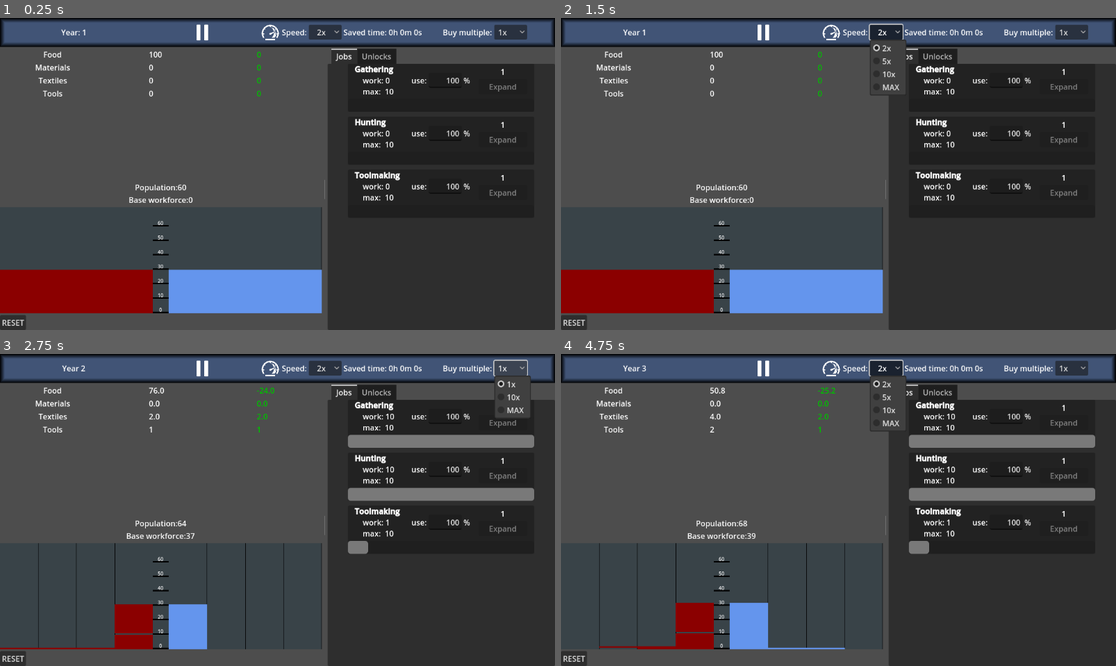
Above: before the commit, frames 1-4 (two rows, left to right).
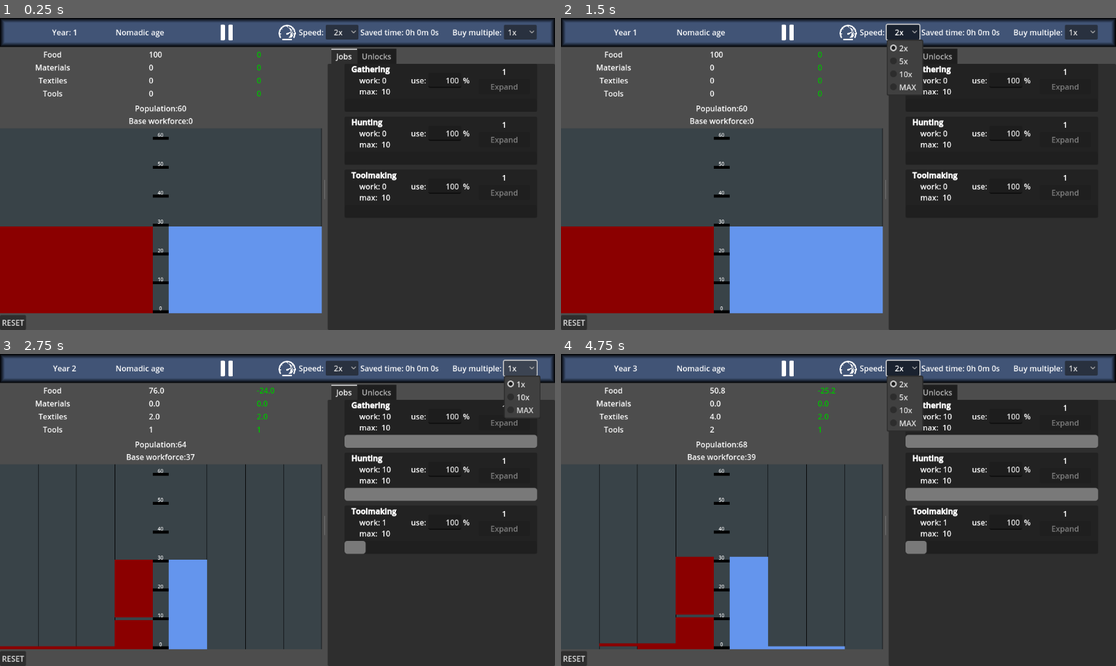
Above: after the commit, the same moments.

Repository: drahosh/bootstrap-civilization
Game: Godot game, scene res://main/main.tscn
Same seed, same stepped clock (60 frames per second), same inputs: the game is played once before the commit and once after it.
Inputs:
- Up to frame 1 (0.25 s): no input
- Up to frame 2 (1.5 s): click "RESET" at 0.5 s; click "2x" at 1.25 s
- Up to frame 3 (2.75 s): click "1x" at 2 s
- Up to frame 4 (4.75 s): click "2x" at 2.75 s; click "1x" at 3.5 s; click "2x" at 4.25 s

The runs differ from the first frame. In frame 1, 11% of the frame differs, in the area x 0-97%, y 2-95%; in frame 2, 12%, in the area x 0-97%, y 1-95%; in frame 3, 6.3%; in frame 4, 6.9%.

Commit message:
disasters and crises
adds code for disasters (unlocks of bad things with condition to prevent/cancel them) and crises (ongoing bad things clearly visible in ui)

Diff:
--- a/Research/abstract_voluntary_research.gd
+++ b/Research/abstract_voluntary_research.gd
@@ -39,6 +39,8 @@
 		"description": description,
 		"completed": completed,
 		"unlocked": unlocked,
+		"research_cost_paid": research_cost_paid,
+		"enabled": $VBoxContainer/HBoxContainer/Enabled.button_pressed
 	}
 
 
@@ -49,6 +51,9 @@
 	description = data_dict["description"]
 	completed = data_dict["completed"]
 	unlocked = data_dict["unlocked"]
+	for key in data_dict["research_cost_paid"]:
+		research_cost_paid[int(key)] = int(data_dict["research_cost_paid"][key])
+	$VBoxContainer/HBoxContainer/Enabled.button_pressed = data_dict["enabled"]
 	if unlocked and not completed:
 		visible = true
 	draw_description()
--- a/Research/voluntary/research_farming.gd
+++ b/Research/voluntary/research_farming.gd
@@ -21,4 +21,4 @@
 			Enums.research_job_changes.NEW_JOB_TYPE: Enums.jobs.FARMING
 		}
 	)
-	# TODO enter next age
+	GlobalSignals.change_age.emit(Enums.ages.SETTLED)
--- a/Research/voluntary/research_fibers.gd
+++ b/Research/voluntary/research_fibers.gd
@@ -9,7 +9,7 @@
 	}
 	base_success_chance = 10
 	research_type = Enums.research_type.FIBERS
-	description = "Figure out how to make textiles out of fibers \nGathering/Farming also producess textiles"
+	description = "Figure out how to make textiles out of fibers \nGathering/Farming also produces textiles"
 	super._ready()
 
 
--- /dev/null
+++ b/crises/crises.gd
@@ -0,0 +1,36 @@
+extends VBoxContainer
+
+# originally wanted to also make AbstractCrisis class, but realized they are too diverse to make a useful prototype for
+
+
+func _ready() -> void:
+	# Add all crises as children (they start invisible)
+	add_child(CrisisCompetition.new())
+
+
+func reset():
+	for child in get_children():
+		child.free()
+	_ready()
+
+
+func save_game():
+	var list = []
+	for child in get_children():
+		list.append(child.save_game())
+	return list
+
+
+func load_game(list):
+	for child in get_children():
+		child.free()
+	for dict in list:
+		var type = int(dict["type"])
+		var child = Enums.crisis_to_class[type].new()
+		child.load_game(dict)
+		add_child(child)
+
+
+func tick():
+	for child in get_children():
+		child.tick()
--- /dev/null
+++ b/crises/crises.tscn
@@ -0,0 +1,13 @@
+[gd_scene load_steps=2 format=3 uid="uid://cs4ajdiks7qka"]
+
+[ext_resource type="Script" uid="uid://dpwujgfwuamyx" path="res://crises/crises.gd" id="1_d3s5o"]
+
+[node name="Crises" type="VBoxContainer"]
+anchors_preset = 15
+anchor_right = 1.0
+anchor_bottom = 1.0
+grow_horizontal = 2
+grow_vertical = 2
+size_flags_horizontal = 4
+size_flags_vertical = 3
+script = ExtResource("1_d3s5o")
--- /dev/null
+++ b/crises/crisis_competition.gd
@@ -0,0 +1,61 @@
+extends Label
+class_name CrisisCompetition
+const type = Enums.crises.COMPETITION
+var competition = 0
+static var effect = 1.0
+const reduction_per_tick = 0.002
+var ongoing = false
+
+
+func _ready() -> void:
+	GlobalSignals.start_crisis.connect(start_crisis)
+	GlobalSignals.end_crisis.connect(end_crisis)
+	toggle_visible()
+
+
+func toggle_visible():
+	visible = ongoing
+
+
+func start_crisis(_type: int):
+	if type == _type:
+		ongoing = true
+		toggle_visible()
+
+
+func end_crisis(_type: int):
+	if type == _type:
+		competition = 0
+		effect = 1.0
+		ongoing = false
+		toggle_visible()
+
+
+func _draw():
+	text = (
+		"Competition: %s\nReduces land-based jobs capacity to %s%% capacity"
+		% [competition, snapped(effect * 100, 0.01)]
+	)
+
+
+func tick():
+	if visible:
+		print(effect)
+		competition += 1
+		effect = max(0, effect - reduction_per_tick)
+		_draw()
+
+
+func save_game():
+	return {"type": type, "competition": competition, "ongoing": ongoing}
+
+
+func load_game(data_dict):
+	competition = int(data_dict["competition"])
+	print(effect)
+	print(reduction_per_tick * competition)
+	print(1 - reduction_per_tick * competition)
+	effect = max(0, 1 - reduction_per_tick * competition)
+	print(effect)
+	ongoing = data_dict["ongoing"]
+	toggle_visible()
--- a/data/enums.gd
+++ b/data/enums.gd
@@ -42,6 +42,7 @@
 	ARTMAKING,
 	FARMING,
 }
+static var land_based_jobs = [jobs.GATHERING, jobs.HUNTING, jobs.WOODCUTTING, jobs.FARMING]
 static var job_names = {
 	jobs.GATHERING: "Gathering",
 	jobs.HUNTING: "Hunting",
@@ -56,6 +57,7 @@
 	INVISIBLE,  # The revelation of unlock itself is not yet unlocked
 	LOCKED,
 	UNLOCKED,
+	RESOLVED,  # used for disasters
 }
 
 static var unlock_name_to_class = {
@@ -63,7 +65,8 @@
 	"UnlockClothesmaking": UnlockClothesmaking,
 	"UnlockRecreation": UnlockRecreation,
 	"UnlockUpgrades": UnlockUpgrades,
-	"UnlockResearch": UnlockResearch
+	"UnlockResearch": UnlockResearch,
+	"DisasterCompetition": DisasterCompetition,
 }
 
 # sections of UI that are not visible at the beginning
@@ -103,3 +106,18 @@
 	CAPACITY_MULTIPLIER,
 	NEW_JOB_TYPE,
 }
+
+enum crises {
+	COMPETITION,
+}
+static var crisis_to_class = {
+	crises.COMPETITION: CrisisCompetition,
+}
+enum ages {
+	NOMADIC,
+	SETTLED,
+}
+static var age_names = {
+	ages.NOMADIC: "Nomadic",
+	ages.SETTLED: "Settled",
+}
--- a/jobs/job.gd
+++ b/jobs/job.gd
@@ -13,7 +13,7 @@
 var upgrade: JobUpgrade
 var research_output_multiplier = 1.0  # multiply all outputs
 var research_capacity_multiplier = 1.0  # multiply capacity
-
+var crisis_capacity_multiplier = 1.0
 const upgrade_scene: PackedScene = preload("res://upgrades/job_upgrade.tscn")
 
 signal capacity_affecting_upgrade
@@ -149,7 +149,10 @@
 
 func calculate_max_workforce():
 	var multiplier = upgrade.get_capacity_multiplier()
-	workforce_max = round(workforce_max_base * expanded_number * multiplier * research_capacity_multiplier)
+
+	workforce_max = round(
+		workforce_max_base * expanded_number * multiplier * research_capacity_multiplier * crisis_capacity_multiplier
+	)
 
 
 func save_game():
@@ -213,3 +216,11 @@
 		job_type = change[Enums.research_job_changes.NEW_JOB_TYPE]
 		upgrade.job_name = Enums.job_names[job_type]
 	redraw()
+
+
+func process_crises():
+	# called from jobs before tick, since it can affect max workforce
+	if job_type in Enums.land_based_jobs:
+		if CrisisCompetition.effect != crisis_capacity_multiplier:
+			crisis_capacity_multiplier = CrisisCompetition.effect
+			calculate_max_workforce()
--- a/jobs/job.tscn
+++ b/jobs/job.tscn
@@ -3,7 +3,7 @@
 [ext_resource type="Script" uid="uid://c7wwdnwc6cbci" path="res://jobs/job.gd" id="1_7ixr7"]
 
 [node name="Job" type="HBoxContainer"]
-custom_minimum_size = Vector2(0, 100)
+custom_minimum_size = Vector2(400, 100)
 anchors_preset = 15
 anchor_right = 1.0
 anchor_bottom = 1.0
@@ -19,10 +19,15 @@
 size_flags_stretch_ratio = 0.1
 
 [node name="Panel" type="Panel" parent="."]
+clip_contents = true
+custom_minimum_size = Vector2(400, 0)
 layout_mode = 2
 size_flags_horizontal = 3
 
 [node name="VBoxContainer" type="VBoxContainer" parent="Panel"]
+clip_children = 1
+clip_contents = true
+custom_minimum_size = Vector2(400, 0)
 layout_mode = 1
 anchors_preset = 15
 anchor_right = 1.0
@@ -31,6 +36,8 @@
 grow_vertical = 2
 
 [node name="HBoxContainer" type="HBoxContainer" parent="Panel/VBoxContainer"]
+clip_contents = true
+custom_minimum_size = Vector2(400, 0)
 layout_mode = 2
 size_flags_vertical = 3
 
--- a/jobs/jobs.gd
+++ b/jobs/jobs.gd
@@ -27,6 +27,7 @@
 	var remaining_workforce = population.workforce_total
 	# for job in all child jobs, ordered based on drag and drop
 	for job: JobLine in self.get_children():
+		job.process_crises()
 		var used_workforce = min(remaining_workforce, job.get_desired_workforce())
 		job.workforce_current = used_workforce
 		job.tick()
--- a/main/main.gd
+++ b/main/main.gd
@@ -5,9 +5,10 @@
 @onready var jobs = $HSplitContainer/Clickables/TabContainer/Jobs/ReorderableVBox
 @onready var resources = get_node("HSplitContainer/ScrollContainer/VBoxContainer/Resources")
 @onready var unlocks = get_node("HSplitContainer/Clickables/TabContainer/Unlocks")
-@onready var research = get_node("LockedSections/ResearchList")
+@onready var research = $LockedSections/Research
 @onready var upgrades = $LockedSections/Upgrades
 @onready var timeControl = $TimeControl/TimeBar
+@onready var crises = $HSplitContainer/ScrollContainer/VBoxContainer/Crises
 static var time_since_last_save = 0.0
 static var save_interval_s = 15.0
 var last_timestamp = Time.get_unix_time_from_system()
@@ -32,6 +33,7 @@
 	upgrades.tick()
 	unlocks.tick()
 	resources.tick()
+	crises.tick()
 	timeControl.tick()
 
 
@@ -105,11 +107,13 @@
 		"last_timestamp": last_timestamp,
 		"turbo_time": turbo_time,
 		"year": timeControl.year,
+		"age": timeControl.age,
 		"resources": resources.save_game(),
 		"population": population.save_game(),
 		"jobs": jobs.save_game(),
 		"unlocks": unlocks.save_game(),
 		"research": research.save_game(),
+		"crises": crises.save_game(),
 		"unlocked_sections": unlocked_sections,
 	}
 	var save_file = FileAccess.open("user://bootstrapciv_savegame.save", FileAccess.WRITE)
@@ -133,12 +137,14 @@
 	var data = json.data
 	last_timestamp = data["last_timestamp"]
 	timeControl.set_year(data["year"])
+	timeControl.change_age(data["age"])
 	turbo_time = data["turbo_time"]
 	resources.load_game(data["resources"])
 	population.load_game(data["population"])
 	jobs.load_game(data["jobs"])
 	unlocks.load_game(data["unlocks"])
 	research.load_game(data["research"])
+	crises.load_game(data["crises"])
 	for section in data["unlocked_sections"]:
 		unlock_section(section)
 	return true
@@ -154,6 +160,7 @@
 	jobs.reset()
 	unlocks.reset()
 	research.reset()
+	crises.reset()
 	upgrades.reparent($LockedSections)
 	research.reparent($LockedSections)
 	saved_time = 0
--- a/main/main.tscn
+++ b/main/main.tscn
@@ -6,6 +6,7 @@
 [ext_resource type="PackedScene" uid="uid://45c78d4h22ha" path="res://jobs/jobs.tscn" id="4_4dugh"]
 [ext_resource type="PackedScene" uid="uid://dvm1vxbj5oshl" path="res://main/top_bar.tscn" id="4_67ri8"]
 [ext_resource type="PackedScene" uid="uid://cbcogsm8pe4h1" path="res://unlocks/unlocks.tscn" id="5_3wy1v"]
+[ext_resource type="PackedScene" uid="uid://cs4ajdiks7qka" path="res://crises/crises.tscn" id="6_grrlh"]
 [ext_resource type="PackedScene" uid="uid://c18e0ly2b3ok3" path="res://upgrades/upgrades.tscn" id="6_kfbq2"]
 [ext_resource type="PackedScene" uid="uid://dk76a6xqsytv4" path="res://Research/research_list.tscn" id="7_4dugh"]
 
@@ -29,7 +30,7 @@
 grow_horizontal = 1
 grow_vertical = 1
 
-[node name="ResearchList" parent="LockedSections" instance=ExtResource("7_4dugh")]
+[node name="Research" parent="LockedSections" instance=ExtResource("7_4dugh")]
 layout_mode = 0
 anchors_preset = 0
 anchor_right = 0.0
@@ -61,9 +62,14 @@
 
 [node name="Resources" parent="HSplitContainer/ScrollContainer/VBoxContainer" instance=ExtResource("2_3wy1v")]
 layout_mode = 2
-size_flags_vertical = 3
+
+[node name="Crises" parent="HSplitContainer/ScrollContainer/VBoxContainer" instance=ExtResource("6_grrlh")]
+layout_mode = 2
+size_flags_horizontal = 1
+size_flags_vertical = 4
 
 [node name="Population" parent="HSplitContainer/ScrollContainer/VBoxContainer" instance=ExtResource("3_kfbq2")]
+custom_minimum_size = Vector2(0, 400)
 layout_mode = 2
 
 [node name="HardResetButton" type="Button" parent="HSplitContainer/ScrollContainer/VBoxContainer"]
--- a/main/top_bar.gd
+++ b/main/top_bar.gd
@@ -5,13 +5,20 @@
 
 class_name TopBar
 
-var year = 1
+static var year = 1
 var turbo_time: int = 0  # in whole seconds
 static var buy_multiplier = 1  # can be positive int or "MAX"
+static var age = Enums.ages.NOMADIC
 
 
 func _ready():
 	$VBoxContainer2/BuyOptions.item_selected.connect(_change_multiplier)
+	GlobalSignals.change_age.connect(change_age)
+
+
+func change_age(_age: int):
+	age = _age
+	$Age.text = Enums.age_names[age] + " age"
 
 
 func _change_multiplier(selected):
--- a/main/top_bar.tscn
+++ b/main/top_bar.tscn
@@ -45,6 +45,10 @@
 text = "Year: 1"
 horizontal_alignment = 1
 vertical_alignment = 1
+
+[node name="Age" type="Label" parent="TimeBar"]
+layout_mode = 2
+text = "Nomadic age"
 
 [node name="Padding2" type="Control" parent="TimeBar"]
 clip_contents = true
--- a/population/population.gd
+++ b/population/population.gd
@@ -111,7 +111,6 @@
 	population_female.push_front(0)
 	population_male.push_front(0)
 	if population_female[max_age + 1] > 0 or population_male[max_age + 1] > 0:
-		print("increasing max age")
 		max_age += 1
 		add_birth_rate()
 		add_death_rate()
--- /dev/null
+++ b/unlocks/abstract_disaster.gd
@@ -0,0 +1,49 @@
+extends AbstractUnlock
+class_name AbstractDisaster
+#####################################
+# in addition to variables and functions from abstract_unlock, implementation needs to implement these
+var description_3 = "MISSING_TEXT"
+
+
+func checkResolve() -> bool:
+	# test if disaster should be resolved
+	# depends on implementation
+	# alternatively, implementation could leave this as is and implement resolving through signal in ready
+	return false
+
+
+func resolve():
+	pass
+
+
+func save_game():
+	var save_data = super.save_game()
+	save_data["description_3"] = description_3
+	return save_data
+
+
+# end of implement requiring functions
+######################################
+
+
+func load_game(save_data):
+	description_3 = save_data["description_3"]
+	super.load_game(save_data)
+
+
+func _draw():
+	if unlock_state == Enums.unlock_state.LOCKED:
+		visible = true
+		text = "%s to trigger %s\nTo prevent it, %s" % [description_1, description_2, description_3]
+	elif unlock_state == Enums.unlock_state.UNLOCKED:
+		visible = true
+		text = "To stop %s, %s" % [description_2, description_3]
+	else:
+		visible = false
+
+
+func tick():
+	super.tick()
+	if checkResolve():
+		resolve()
+		_draw()
--- /dev/null
+++ b/unlocks/specific_disasters/disaster_competition.gd
@@ -0,0 +1,32 @@
+extends AbstractDisaster
+
+class_name DisasterCompetition
+
+
+func checkVisible() -> bool:
+	return TopBar.year >= 100
+
+
+func checkUnlock() -> bool:
+	return TopBar.year >= 500
+
+
+func unlock() -> void:
+	GlobalSignals.start_crisis.emit(Enums.crises.COMPETITION)
+
+
+func resolve():
+	GlobalSignals.end_crisis.emit(Enums.crises.COMPETITION)
+
+
+func resolve_by_signal(age: int):
+	if age == Enums.ages.SETTLED:
+		unlock_state = Enums.unlock_state.RESOLVED
+		resolve()
+
+
+func _ready() -> void:
+	description_1 = "Reach year 500"
+	description_2 = "lack of natural resources due to other nomads"
+	description_3 = "research farming to settle down"
+	GlobalSignals.change_age.connect(resolve_by_signal)
--- a/unlocks/unlock_research.gd
+++ b/unlocks/specific_unlocks/unlock_research.gd
@@ -4,11 +4,11 @@
 
 
 func checkVisible() -> bool:
-	return Population.population_total >= 500
+	return Population.population_total >= 500 or TopBar.year >= 500
 
 
 func checkUnlock() -> bool:
-	return Population.population_total >= 2000
+	return Population.population_total >= 1000 or TopBar.year >= 550
 
 
 func unlock() -> void:
@@ -20,5 +20,5 @@
 
 
 func _ready() -> void:
-	description_1 = "Reach 3000 population"
+	description_1 = "Reach 1000 population or year 550"
 	description_2 = "Research"
--- a/unlocks/unlocks.gd
+++ b/unlocks/unlocks.gd
@@ -10,6 +10,10 @@
 func reset():
 	for child in get_children():
 		child.free()
+	# Create all disasters and unlocks
+	# Disasters:
+	add_child(DisasterCompetition.new())
+	# Unlocks:
 	add_child(UnlockClothesmaking.new())
 	add_child(UnlockRecreation.new())
 	add_child(UnlockUpgrades.new())
--- a/utils/global_signals.gd
+++ b/utils/global_signals.gd
@@ -11,3 +11,6 @@
 signal reveal_unlockable_section(hidden_section: int)
 signal add_upgrade(upgrade: JobUpgrade)
 signal research_job_change(job_name: String, change: Dictionary)
+signal start_crisis(crisis: int)
+signal end_crisis(crisis: int)
+signal change_age(age: int)
Not shown, added: crises/crises.gd.uid
Not shown, added: crises/crisis_competition.gd.uid
Not shown: 1 places in main/main.tscn that only renumber resources
Not shown, added: unlocks/abstract_disaster.gd.uid
Renamed: unlocks/abstractUnlock.gd -> unlocks/abstract_unlock.gd
Renamed: unlocks/abstractUnlock.gd.uid -> unlocks/abstract_unlock.gd.uid
Not shown, added: unlocks/specific_disasters/disaster_competition.gd.uid
Renamed: unlocks/unlock_clothesmaking.gd -> unlocks/specific_unlocks/unlock_clothesmaking.gd
Renamed: unlocks/unlock_clothesmaking.gd.uid -> unlocks/specific_unlocks/unlock_clothesmaking.gd.uid
Renamed: unlocks/unlock_recreation.gd -> unlocks/specific_unlocks/unlock_recreation.gd
Renamed: unlocks/unlock_recreation.gd.uid -> unlocks/specific_unlocks/unlock_recreation.gd.uid
Renamed: unlocks/unlock_research.gd.uid -> unlocks/specific_unlocks/unlock_research.gd.uid
(and 2 more such lines)
